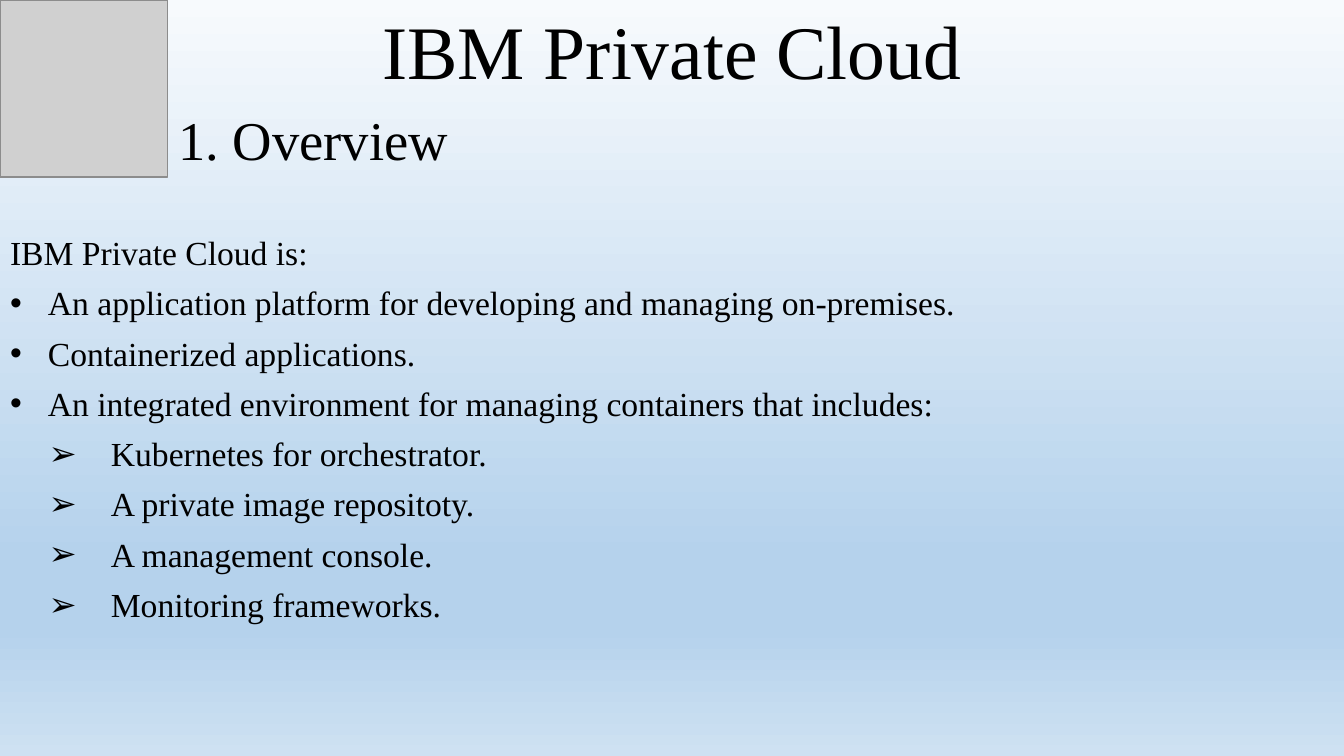
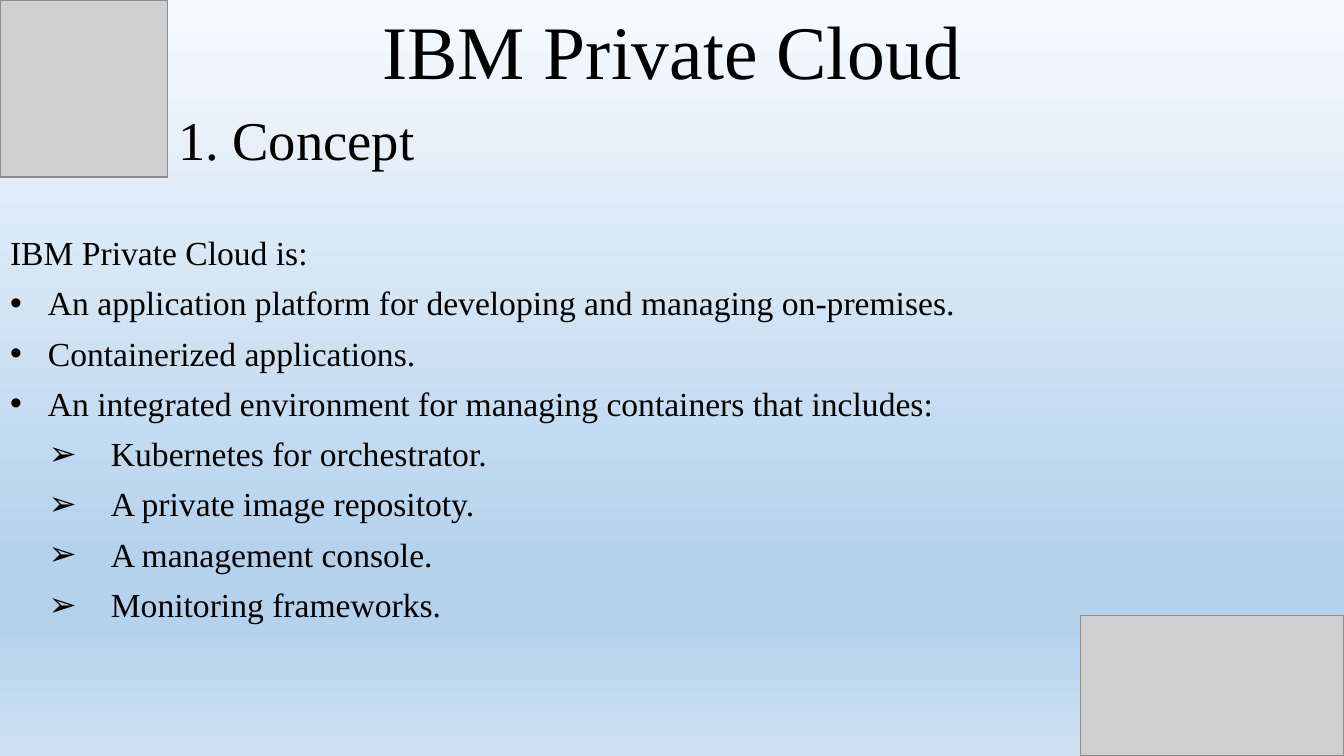
Before and after one commit to namdh1234/IBM-Private-Cloud, a slide deck: slide 3 of IBM Private Cloud.pptx. Drawn at 1344x756 pixels with LibreOffice and Linux fonts; fonts in the diff are those of the drawing; grey boxes stand for pictures. Boxes give left, top, right and bottom in pixels: in the first picture for what was removed or moved away, otherwise in the second. Text is boxed around its words. In the diff, an @@ line names an element or a change of style, - is before the commit and + after.

```diff
--- a/IBM Private Cloud.pptx
+++ b/IBM Private Cloud.pptx
@@ text at (178, 124, 415, 170): text changed @@
-1. Overview
+1. Concept
@@ picture added at (1081, 616, 1344, 756) @@
```
Also in this commit, not shown: 2 other slides changed, 2 slides added.
